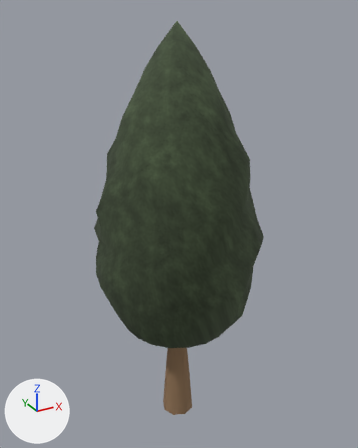
Renders of the FBX model unity/Assets/Models/Paths/p221/tree.fbx from each side of a commit.
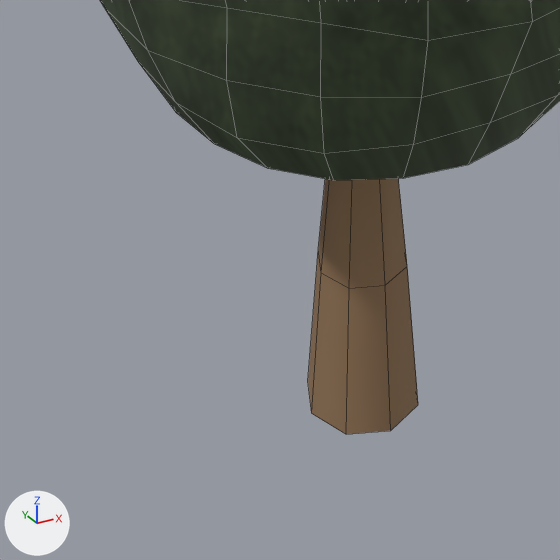
Old and new are each drawn whole from a camera (50 mm lens) standing at (-4.14, -7.59, 8.21) and looking at (0.1, 0.12, 4.36) and again close up on the part from 23% to 64% of the width and 67% to 100% of the height. Lighting does not change. The marker at lower left points along +X, +Y and +Z. The last two pictures show the newer version. The close-ups show mesh edges as thin lines. Where no turn or scale is listed for an object, it has been applied to the vertices.

Objects in the first close-up: 'tree'.
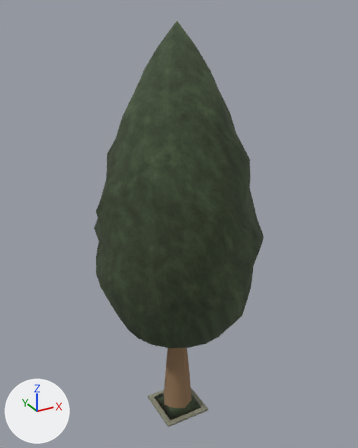
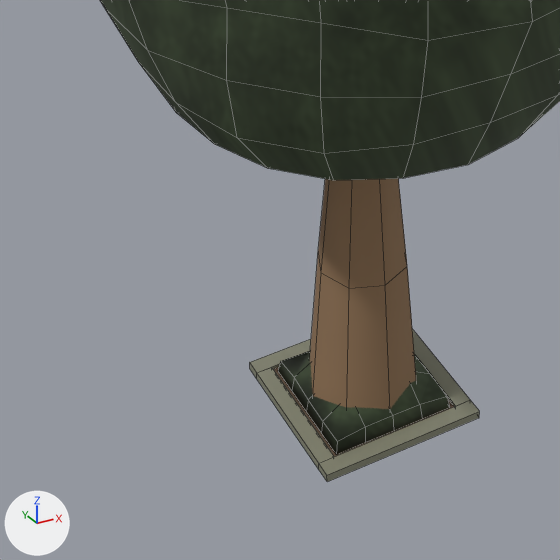
Edits to the bpy script that builds the scene:
```text
Add mat_path_roadbed:
    mat_path_roadbed = principled_material('PATH_ROADBED')
    mat_path_roadbed.base_color = (0.13, 0.078, 0.045)  # brown #654f3c
    mat_path_roadbed.roughness = 0.85
Add mat_path_concrete:
    mat_path_concrete = principled_material('PATH_CONCRETE')
    mat_path_concrete.base_color = (0.246, 0.251, 0.18)  # grey #888976
Change me_p221_tree:
    used by ob_tree; location = (0.0, 0.0, 0.0)
    remove me_p221_tree.from_pydata(...)  # 382 vertices, 386 faces; spans x -1.6..1.6, y -1.6..1.6, z 0.0..8.0
    add me_p221_tree.from_pydata(...)  # 463 vertices, 448 faces; spans x -1.6..1.6, y -1.6..1.6, z 0.0..8.0
    me_p221_tree part 1: a new loose piece, a box spanning x -0.5..0.5, y 0.4..0.5, z 0.0..0.05, in mat_path_concrete (grey #888976)
    me_p221_tree part 2: a new loose piece, a box spanning x -0.5..0.5, y -0.5..-0.4, z 0.0..0.05, in mat_path_concrete (grey #888976)
    me_p221_tree part 3: a new loose piece, a box spanning x 0.4..0.5, y -0.4..0.4, z 0.0..0.05, in mat_path_concrete (grey #888976)
    me_p221_tree part 4: a new loose piece, a box spanning x -0.5..-0.4, y -0.4..0.4, z 0.0..0.05, in mat_path_concrete (grey #888976)
    me_p221_tree part 5: a new loose piece, a box spanning x -0.4..0.4, y -0.4..0.4, z 0.0..0.03, in mat_path_roadbed (brown #654f3c)
    me_p221_tree part 6: a new loose piece of 41 vertices spanning x -0.37..0.37, y -0.37..0.37, z 0.03..0.27, in mat_path_street_leaves (picture img_path_street_leaves_color_png)
    add me_p221_tree.materials.append(mat_path_concrete)  # grey #888976
    add me_p221_tree.materials.append(mat_path_roadbed)  # brown #654f3c
```

Changed parts and their boxes [x1, y1, x2, y2] in the close-ups (560 x 560 px):
'tree', reshaped
    before: [100, 0, 560, 434]
    after: [100, 0, 560, 482]
part 1 of me_p221_tree, added
    after: [250, 339, 311, 379]
part 2 of me_p221_tree, added
    after: [319, 400, 479, 482]
part 3 of me_p221_tree, added
    after: [412, 329, 470, 407]
part 4 of me_p221_tree, added
    after: [257, 367, 334, 469]
part 5 of me_p221_tree, added (mostly hidden)
    after: [274, 367, 454, 457]
part 6 of me_p221_tree, added
    after: [278, 351, 449, 454]
